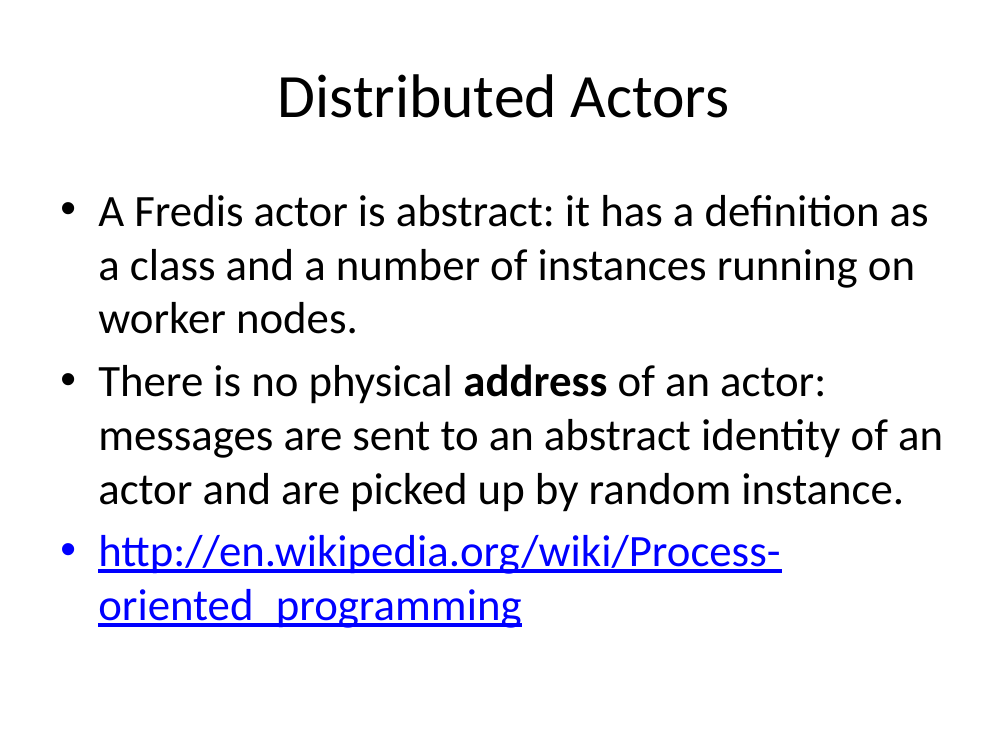
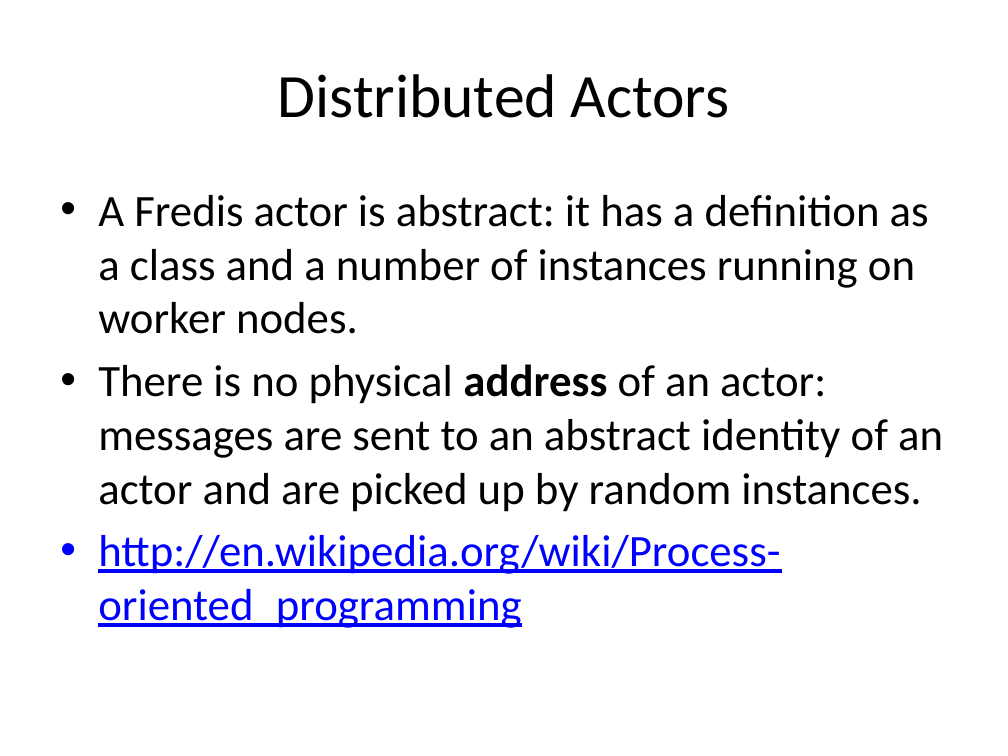
Before and after one commit to buybackoff/Ractor, a slide deck: slide 3 of docs/files/Memory levels.pptx. Drawn at 1008x756 pixels with LibreOffice and Linux fonts; fonts in the diff are those of the drawing. Boxes give left, top, right and bottom in pixels: in the first picture for what was removed or moved away, otherwise in the second. Text is boxed around its words. In the diff, an @@ line names an element or a change of style, - is before the commit and + after.

```diff
--- a/docs/files/Memory levels.pptx
+++ b/docs/files/Memory levels.pptx
@@ text at bbox=[98, 364, 943, 512]: text changed @@
-• There is no physical address of an actor: messages are sent to an abstract identity of an actor and are picked up by random instance.
+• There is no physical address of an actor: messages are sent to an abstract identity of an actor and are picked up by random instances.
```
Also in this commit, not shown: 1 other slide changed, 6 other files.
